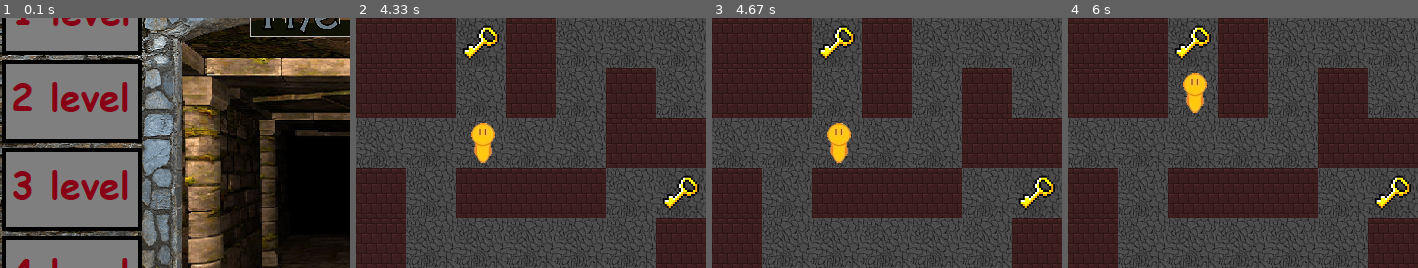
Above: before the commit, frames 1-4 (left to right).
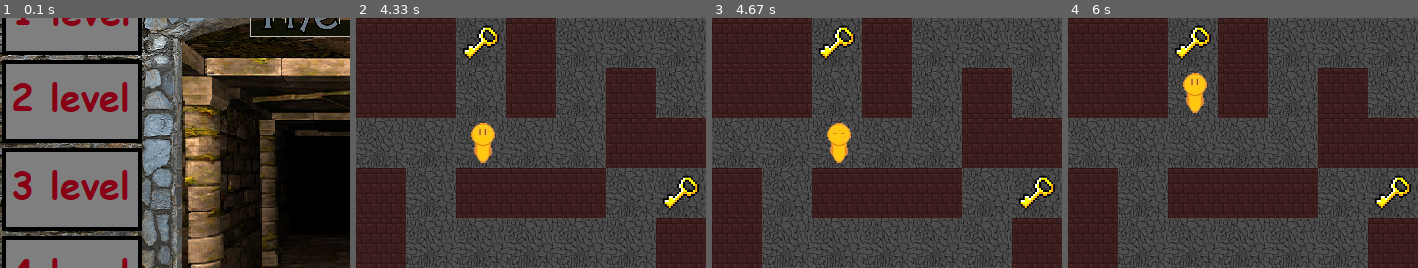
Above: after the commit, the same moments.

Repository: demonic-katana/LiceyProject_pygame
Game: pygame game, started from gameV6.py
Two runs of this game, one before a commit and one after it. Both use one fixed random seed, a clock stepped at 60 frames per second and the inputs below.
Inputs:
- Up to frame 1 (0.1 s): no input
- Up to frame 2 (4.33 s): tap 1 at 0.33 s; hold Right 0.67-1.13 s; hold Right 1.5-1.97 s; hold Left 2-2.53 s; hold Down 2.57-2.87 s; hold Up 3.33-3.7 s; hold Right from 3.73 s (still down)
- Up to frame 3 (4.67 s): release Right at 4.37 s
- Up to frame 4 (6 s): hold Left 4.8-5.27 s; hold Right 5.3-5.77 s; hold Up from 5.8 s (still down)
The pictures show only the part of the screen within x 0-50%, y 10-60%; the shares and areas given below are measured in that part.

Frames 1-2 are identical in both runs. In frame 3, less than 0.1% of the frame differs, in the area x 33-40%, y 42-58%; in frame 4, nothing differs.

Commit message:
add small animation

Diff:
--- a/gameV6.py
+++ b/gameV6.py
@@ -59,7 +59,9 @@
 class Player(pygame.sprite.Sprite):
     def __init__(self, pos_x, pos_y, image, side):
         super().__init__(player, all_sprites)
-        self.image = image
+        self.image = image[0]
+        self.image1 = image[1]
+        self.flips = 0
         self.side = side
         self.rect = self.image.get_rect().move(
             self.side * pos_x + 15, self.side * pos_y + 5)
@@ -79,6 +81,12 @@
             for tile in tiles:
                 camera.apply(tile)
 
+    def update(self):
+        self.flips += 0.25
+        if self.flips == 10 or self.flips == 11:
+            self.image, self.image1 = self.image1, self.image
+        if self.flips == 11:
+            self.flips = 0
 
 class Camera:
     def __init__(self):
@@ -104,7 +112,7 @@
         self.images = {
             '#': load_image('wall.png'),
             '.': load_image('floor.png'),
-            'p': load_image('player.png'),
+            'p': [load_image('player.png'), load_image('player1.png')],
             'o': load_image('hole.png'),
             'm': load_image('key.png'),
             'e': load_image('door.png')}
@@ -144,12 +152,6 @@
             else:
                 self.player.move(x, y, 'camera')
 
-    def update(self, pos):
-        pass
-        # функция - возможная релализация смены кадра
-        # dx, dy =
-        # if pos[0] // 10 > 0:
-
 
 def terminate():
     pygame.quit()
@@ -165,6 +167,7 @@
     # инициализация окна
     pygame.init()
     size = WIDTH, HEIGHT
+    clock = pygame.time.Clock()
     screen = pygame.display.set_mode(size)
     pygame.display.set_caption('The Walls')
     pygame.mixer.music.load('data/music/main_music.wav')
@@ -285,9 +288,9 @@
                                 if not len(chc):
                                     game_position = 'game_over'
                                     running = False
-
-                                if game_position == 'game_on':
-                                    board_mg = [['', '', ''], ['', '', ''], ['', '', '']]
+                            if game_position == 'game_on':
+                                board_mg = [['', '', ''], ['', '', ''], ['', '', '']]
+
 
         player_pos = board.player.pos
 
@@ -343,6 +346,9 @@
                     elif board_mg[y][elem] == 'o':
                         pygame.draw.circle(screen, pygame.Color(128, 128, 128), (77 + 89 * elem, 150 + 89 * y), 32, 6)
         pygame.display.flip()
+        player.update()
+        clock.tick(20)
+
 
     pygame.mixer.music.stop()
     if game_position == 'game_won':
Binary file added: The Walls(exe)/data/image/player1.png
Binary file added: data/image/player1.png
Not shown, changed: The Walls(exe)/The Walls.exe
Not shown, changed: The Walls(exe)/base_library.zip
Not shown, removed: The Walls(exe)/pygame/libjpeg-9.dll
Not shown, added: The Walls(exe)/pygame/libopus-0.dll
Not shown, removed: The Walls(exe)/pygame/libvorbis-0.dll
